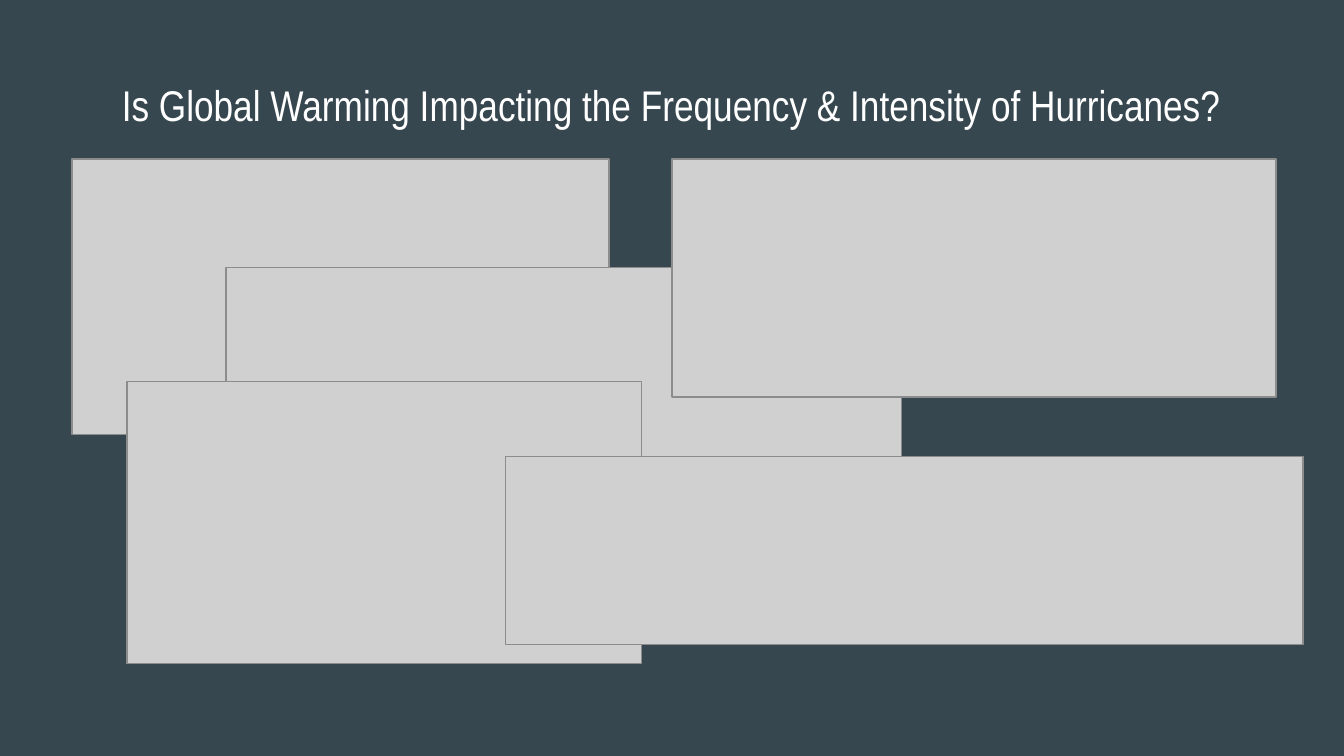
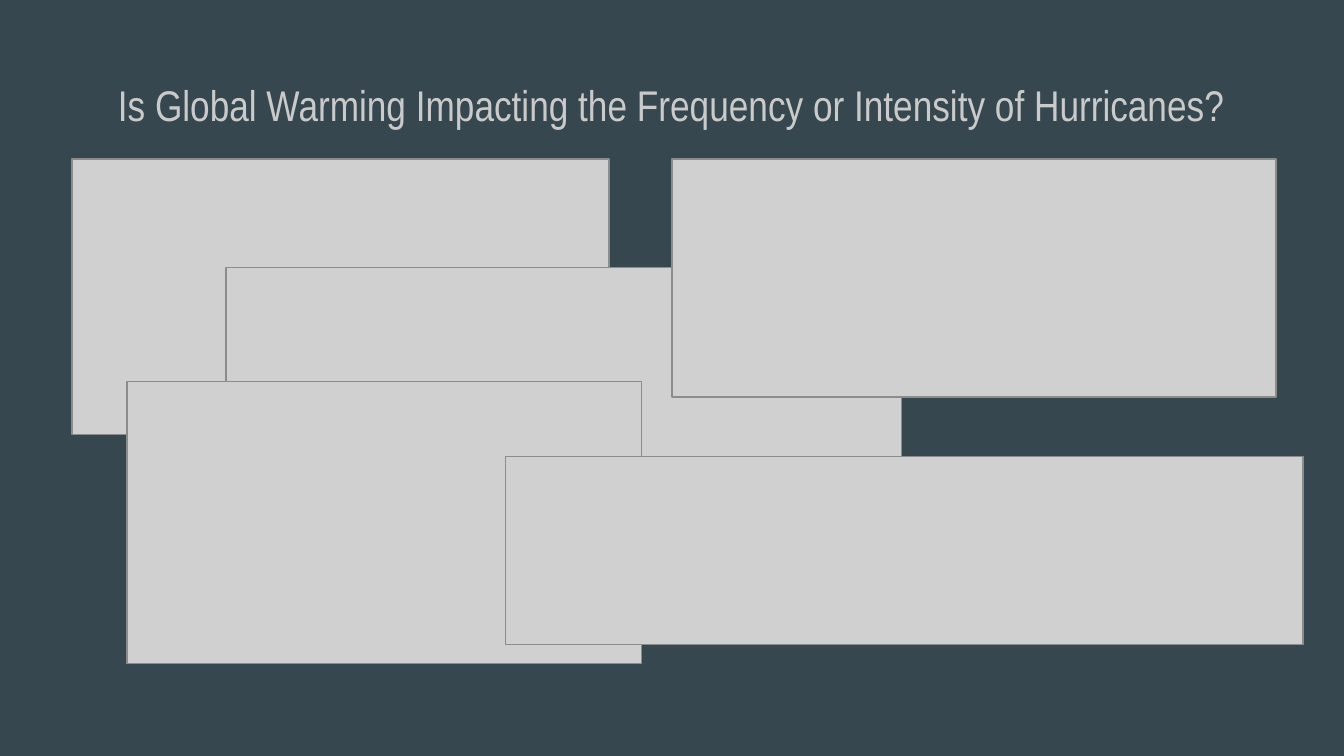
Before and after one commit to cwittmaack12/HurricaneProject, a slide deck: slide 4 of Historical Hurricane Analysis (1).pptx. Drawn at 1344x756 pixels with LibreOffice and Linux fonts; fonts in the diff are those of the drawing; grey boxes stand for pictures. Boxes give left, top, right and bottom in pixels: in the first picture for what was removed or moved away, otherwise in the second. Text is boxed around its words. In the diff, an @@ line names an element or a change of style, - is before the commit and + after.

```diff
--- a/Historical Hurricane Analysis (1).pptx
+++ b/Historical Hurricane Analysis (1).pptx
@@ title at [118,90,1224,130]: text changed; text colour #FFFFFF to #CACACA @@
-Is Global Warming Impacting the Frequency & Intensity of Hurricanes?
+Is Global Warming Impacting the Frequency or Intensity of Hurricanes?
```
Also in this commit, not shown: 11 other slides changed, 5 slides added, 7 slides removed, 7 other files.
